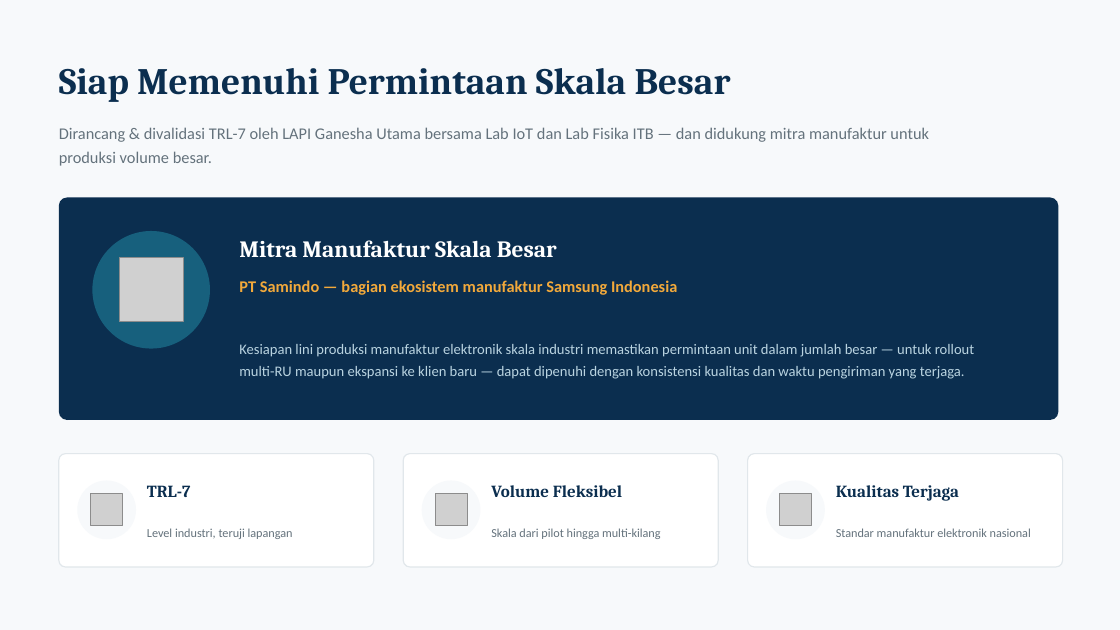
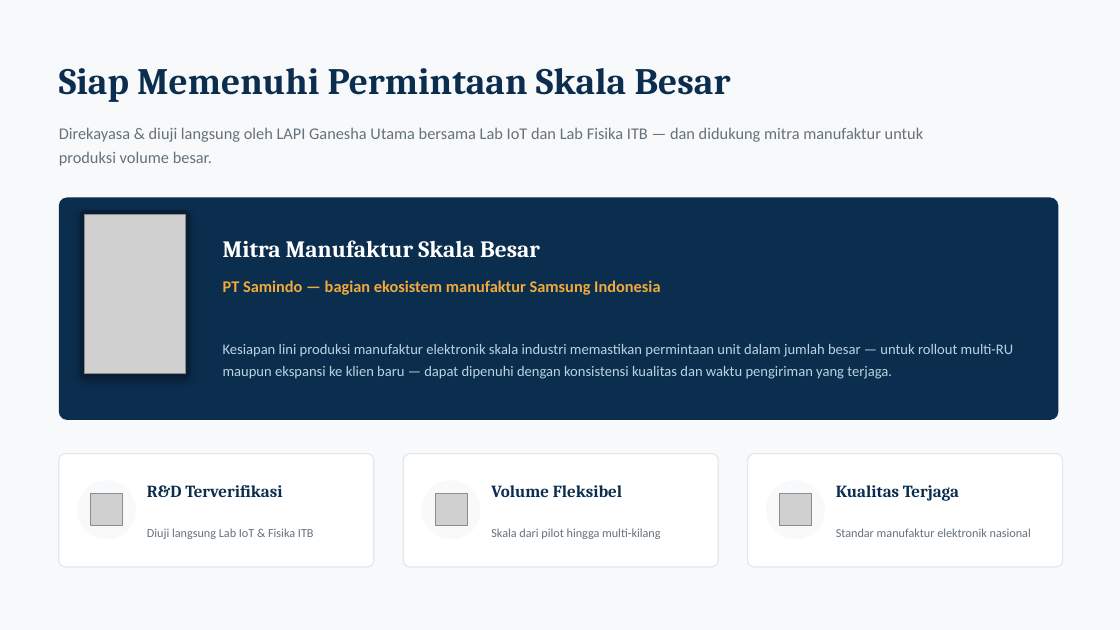
Before and after one commit to RavellerH/GLD-V2-Report-2026, a slide deck: slide 9 of Deliverables/GLD_Executive_Presentation.pptx. Drawn at 1120x630 pixels with LibreOffice and Linux fonts; fonts in the diff are those of the drawing; grey boxes stand for pictures. Boxes give left, top, right and bottom in pixels: in the first picture for what was removed or moved away, otherwise in the second. Text is boxed around its words. In the diff, an @@ line names an element or a change of style, - is before the commit and + after.

```diff
--- a/Deliverables/GLD_Executive_Presentation.pptx
+++ b/Deliverables/GLD_Executive_Presentation.pptx
@@ text at [59, 127, 924, 166]: text changed @@
-Dirancang & divalidasi TRL-7 oleh LAPI Ganesha Utama bersama Lab IoT dan Lab Fisika ITB — dan didukung mitra manufaktur untuk produksi volume besar.
+Direkayasa & diuji langsung oleh LAPI Ganesha Utama bersama Lab IoT dan Lab Fisika ITB — dan didukung mitra manufaktur untuk produksi volume besar.
@@ rounded rectangle: place and size @@
-rounded rectangle at [92, 231, 210, 349]
+rounded rectangle at [80, 210, 190, 378]
@@ rounded rectangle at [80, 210, 190, 378]: ellipse to rounded rectangle; fill #17607D to #081F38; shadow on @@
@@ picture: place and size @@
-picture at [119, 258, 183, 322]
+picture at [84, 215, 185, 374]
@@ text "Mitra Manufaktur Skala Besar": place and size @@
-text "Mitra Manufaktur Skala Besar" at [239, 240, 557, 257]
+text "Mitra Manufaktur Skala Besar" at [223, 240, 540, 257]
@@ text "PT Samindo — bagian ekosistem ...": place and size @@
-text "PT Samindo — bagian ekosistem ..." at [239, 280, 677, 295]
+text "PT Samindo — bagian ekosistem ..." at [223, 280, 660, 295]
@@ text "Kesiapan lini produksi manufaktur elektronik ..." rewrapped from [239, 344, 974, 379] to [223, 344, 1013, 379] @@
@@ text at [147, 485, 282, 497]: text changed @@
-TRL-7
+R&D Terverifikasi
@@ text at [147, 528, 314, 539]: text changed @@
-Level industri, teruji lapangan
+Diuji langsung Lab IoT & Fisika ITB
```
Also in this commit, not shown: 5 other slides changed, 2 other files.
